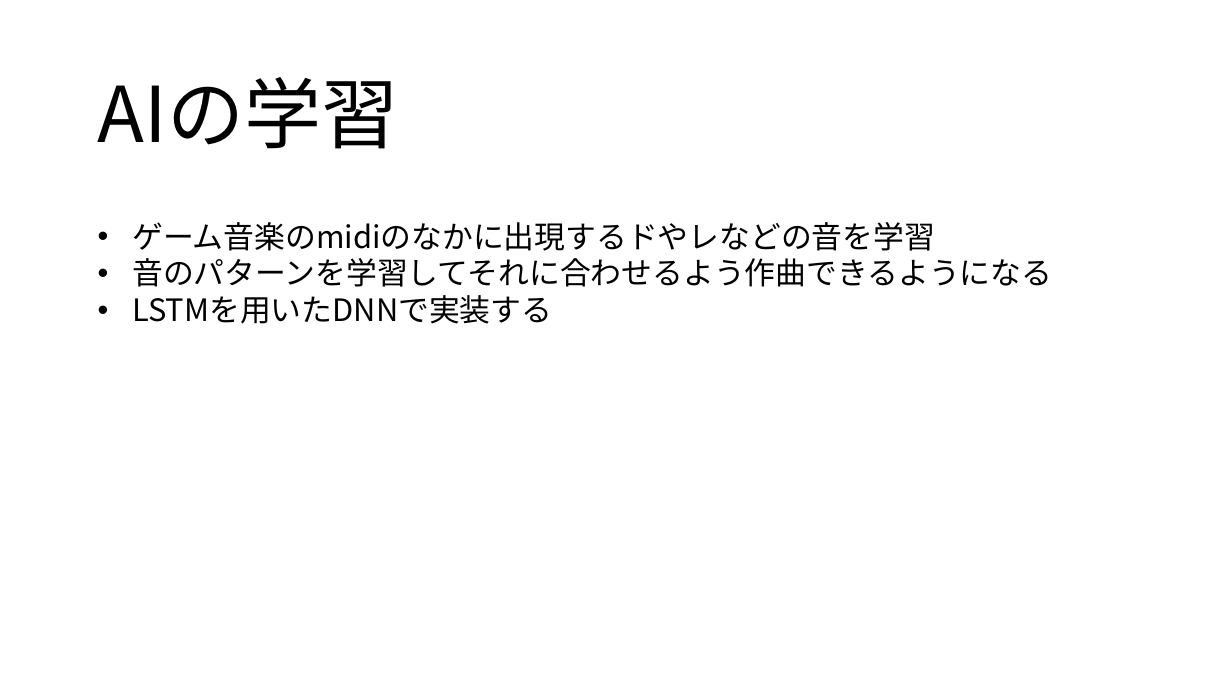
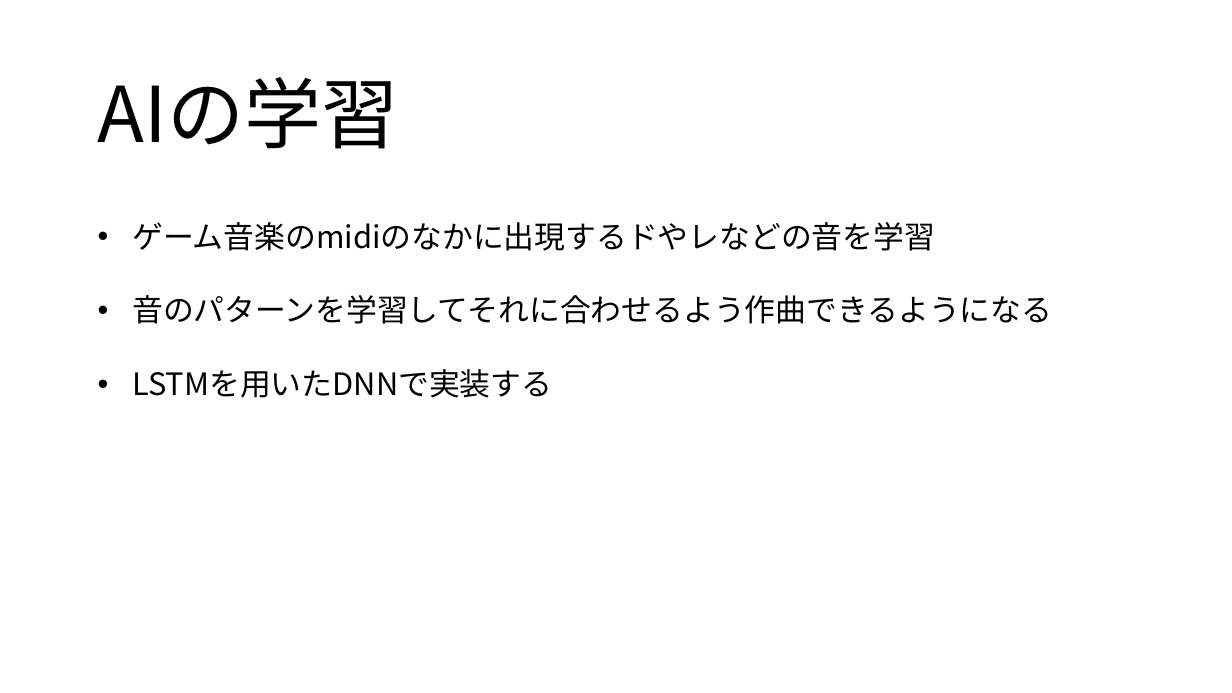
Before and after one commit to yoshitake266/bitComposer_prj, a slide deck: slide 9 of presentation/bit Composer.pptx. Drawn at 1232x693 pixels with LibreOffice and Linux fonts; fonts in the diff are those of the drawing. Boxes give left, top, right and bottom in pixels: in the first picture for what was removed or moved away, otherwise in the second. Text is boxed around its words. In the diff, an @@ line names an element or a change of style, - is before the commit and + after.

```diff
--- a/presentation/bit Composer.pptx
+++ b/presentation/bit Composer.pptx
@@ text "ゲーム音楽のmidiのなかに出現するドやレなどの音を学習" rewrapped from [132, 222, 1052, 324] to [132, 222, 1052, 398] @@
```
Also in this commit, not shown: 3 other slides changed, 2 slides added, 2 slides removed.
